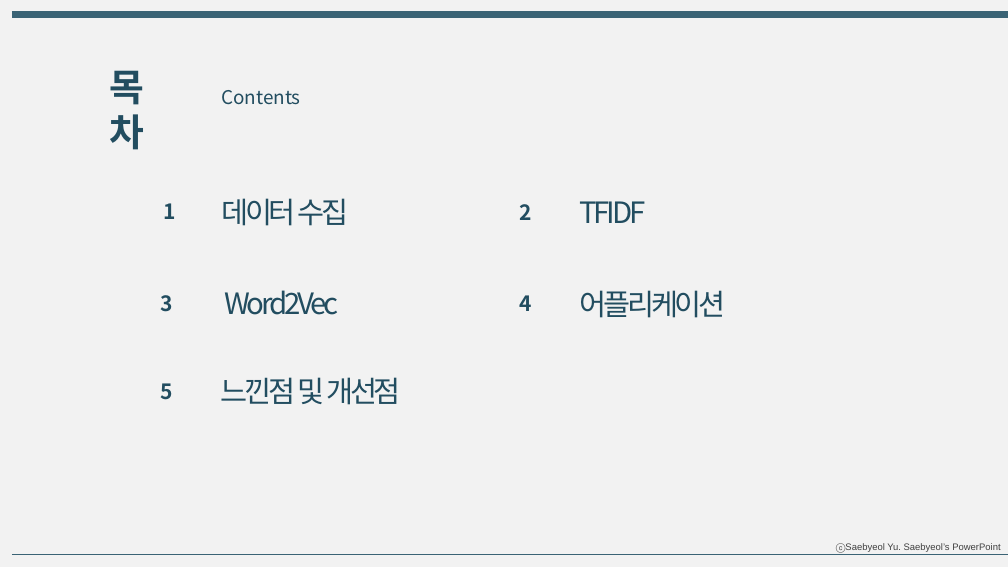
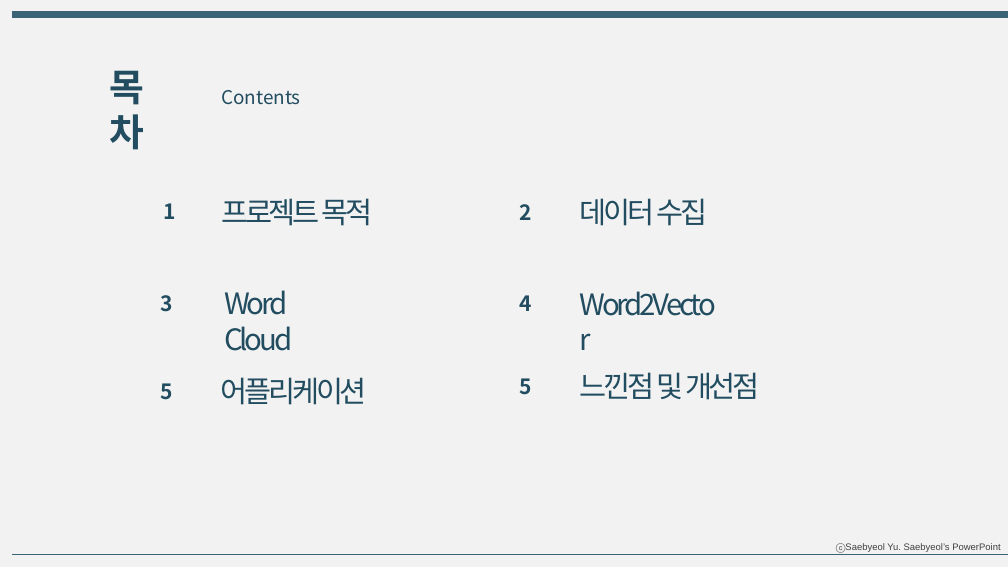
Before and after one commit to shinht97/steamsavemoney, a slide deck: slide 2 of 지갑지킴이_발표자료.pptx. Drawn at 1008x567 pixels with LibreOffice and Linux fonts; fonts in the diff are those of the drawing. Boxes give left, top, right and bottom in pixels: in the first picture for what was removed or moved away, otherwise in the second. Text is boxed around its words. In the diff, an @@ line names an element or a change of style, - is before the commit and + after.

```diff
--- a/지갑지킴이_발표자료.pptx
+++ b/지갑지킴이_발표자료.pptx
@@ text added at (221,198,373,226), 28 pt, text #224D60 @@
+프로젝트 목적
@@ text "데이터 수집": place and size @@
-text "데이터 수집" at (221,198,349,226)
+text "데이터 수집" at (580,198,707,226)
@@ text removed at (579,201,645,223) @@
-TFIDF
@@ text at (224,290,292,351): text changed @@
-Word2Vec
+Word Cloud
@@ text added at (572,282,727,325), 28 pt, text #224D60 @@
+Word2Vector
@@ text "어플리케이션": place and size @@
-text "어플리케이션" at (579,290,725,318)
+text "어플리케이션" at (221,377,367,405)
@@ text added at (519,378,531,395), 20 pt, text #224D60, bold @@
+5
@@ text "느낀점 및 개선점": place and size @@
-text "느낀점 및 개선점" at (221,377,401,405)
+text "느낀점 및 개선점" at (580,372,760,400)
```
Also in this commit, not shown: 9 other slides changed, 5 slides added, 13 slides removed.
